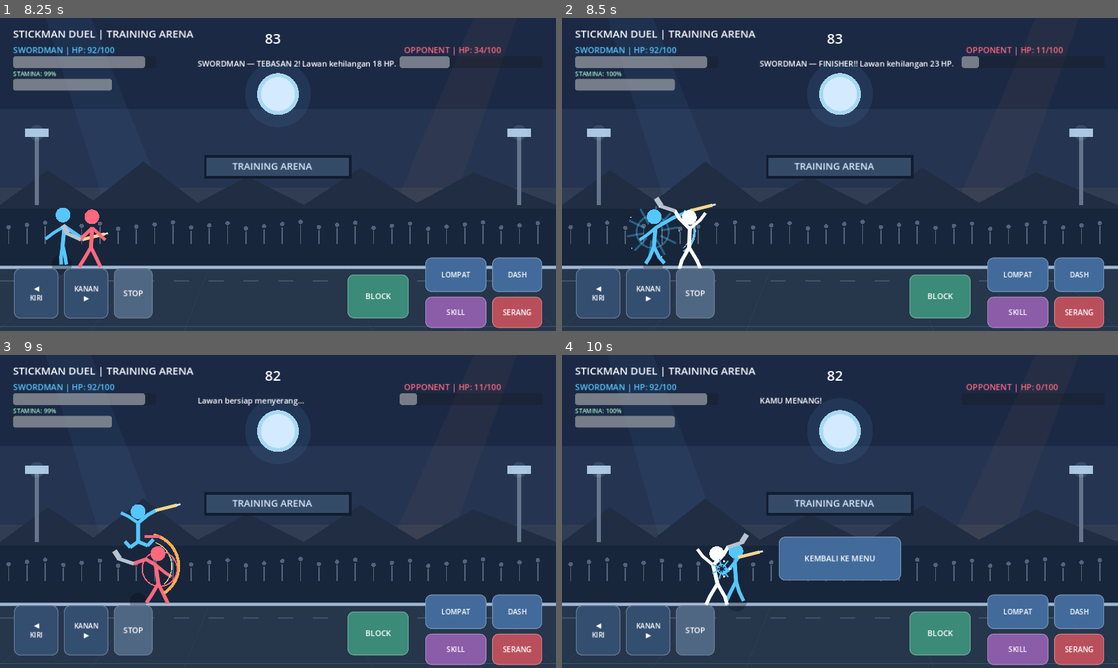
Above: before the commit, frames 1-4 (two rows, left to right).
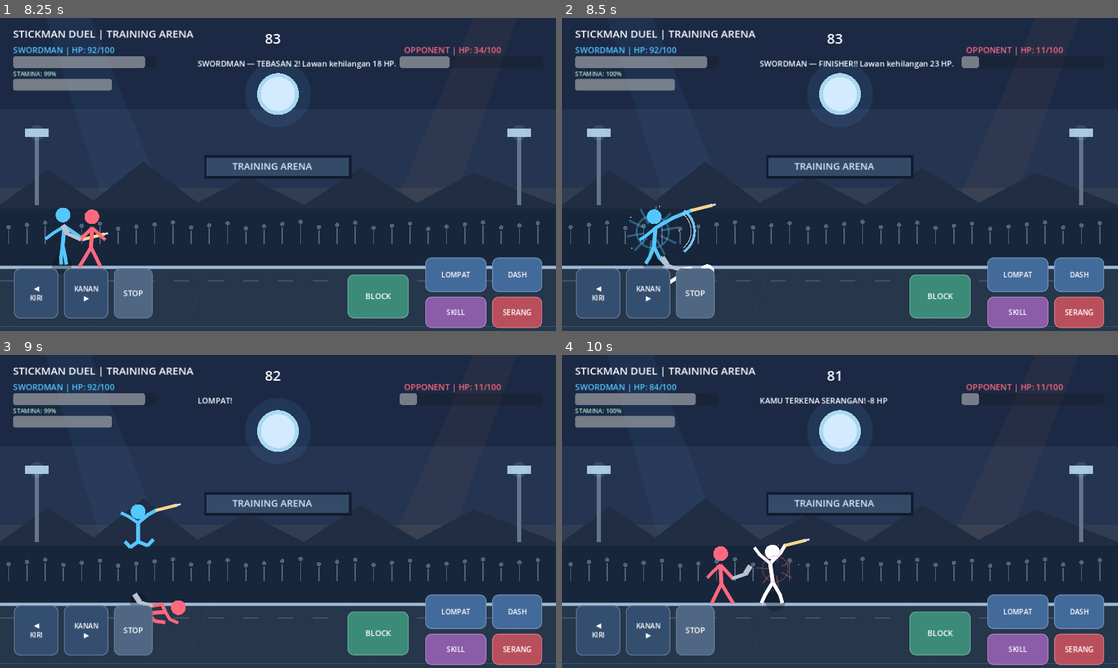
Above: after the commit, the same moments.

Repository: satriamada-web/stickman-duel
Game: Godot game, scene res://scenes/main.tscn
The game is run twice, just before and just after one commit, with the same random seed, the same clock (stepped at 60 frames per second) and the same inputs.
Inputs:
- Up to frame 1 (8.25 s): click "MULAI BERTARUNG" at 0.5 s; click "SERANG" at 1.25 s; click "◀ KIRI" at 2 s; click "KANAN ▶" at 2.75 s; click "STOP" at 3.5 s; tap Enter at 4.25 s; hold W 4.28-5.78 s; tap Shift every 0.75 s from 4.35 to 8.1 s; tap Space at 4.52, 5.27, 6.77, 7.52 s; hold A 5.78-8.03 s; hold D from 8.03 s (still down)
- Up to frame 2 (8.5 s): keep holding D; tap Space at 8.27 s
- Up to frame 3 (9 s): release D at 8.78 s; hold W from 8.78 s (still down); tap Shift at 8.85 s
- Up to frame 4 (10 s): release W at 9.53 s; hold D from 9.53 s (still down); tap Shift at 9.6 s; tap Space at 9.77 s

Frame 1 is identical in both runs. In frame 2, 0.5% of the frame differs, in the area x 16-28%, y 57-85%; in frame 3, 1.2%; in frame 4, 5.0%, in the area x 15-91%, y 5-81%.

Commit message:
Add knockdown and get-up animation states

Diff:
--- a/scripts/main.gd
+++ b/scripts/main.gd
@@ -39,6 +39,8 @@
 var enemy_hit_flash := 0.0
 var player_stun_time := 0.0
 var enemy_stun_time := 0.0
+var player_knockdown_time := 0.0
+var enemy_knockdown_time := 0.0
 var impact_effect_time := 0.0
 var impact_effect_x := 0.0
 var impact_effect_color := Color("#ffe08a")
@@ -165,6 +167,8 @@
 	enemy_hit_flash = maxf(0.0, enemy_hit_flash - delta)
 	player_stun_time = maxf(0.0, player_stun_time - delta)
 	enemy_stun_time = maxf(0.0, enemy_stun_time - delta)
+	player_knockdown_time = maxf(0.0, player_knockdown_time - delta)
+	enemy_knockdown_time = maxf(0.0, enemy_knockdown_time - delta)
 	impact_effect_time = maxf(0.0, impact_effect_time - delta)
 	block_broken_time = maxf(0.0, block_broken_time - delta)
 	perfect_parry_flash = maxf(0.0, perfect_parry_flash - delta)
@@ -204,10 +208,10 @@
 		if enemy_attack_windup <= 0.0:
 			_resolve_enemy_attack()
 	var stats: Dictionary = CHARACTERS[selected_character]
-	if move_direction != 0 and player_stun_time <= 0.0:
+	if move_direction != 0 and player_stun_time <= 0.0 and player_knockdown_time <= 0.0:
 		player_facing = move_direction
 	var current_speed := float(stats["speed"])
-	if player_stun_time <= 0.0:
+	if player_stun_time <= 0.0 and player_knockdown_time <= 0.0:
 		if dash_time > 0.0:
 			current_speed = 900.0
 			player_x = clampf(player_x + player_facing * current_speed * delta, 70.0, 1210.0)
@@ -224,7 +228,7 @@
 
 	var distance := absf(enemy_x - player_x)
 	enemy_facing = 1 if player_x > enemy_x else -1
-	if enemy_stun_time > 0.0:
+	if enemy_stun_time > 0.0 or enemy_knockdown_time > 0.0:
 		pass
 	elif distance > 125.0 and absf(enemy_knockback_velocity) <= 8.0:
 		enemy_x = move_toward(enemy_x, player_x, 165.0 * delta)
@@ -297,6 +301,8 @@
 	if not is_blocking:
 		player_x = clampf(player_x + (1.0 if player_x > enemy_x else -1.0) * (145.0 if enemy_attack_heavy else 95.0), 70.0, 1210.0)
 		player_stun_time = 0.34 if enemy_attack_heavy else 0.20
+		if enemy_attack_heavy:
+			player_knockdown_time = 1.15
 	else:
 		player_stun_time = 0.10 if enemy_attack_heavy else 0.06
 	player_hit_flash = 0.28
@@ -326,8 +332,8 @@
 			var trail_offset := float(trail_index) * 17.0 * float(player_facing)
 			draw_line(Vector2(player_x - trail_offset, FLOOR_Y - 75.0), Vector2(player_x - trail_offset - 24.0 * float(player_facing), FLOOR_Y - 75.0), trail_color, 5.0 - float(trail_index) * 0.7, true)
 	draw_circle(Vector2(player_x, FLOOR_Y - 3.0), 23.0 - minf(jump_height * 0.035, 12.0), Color(0.02, 0.04, 0.08, 0.28))
-	_draw_fighter(player_x, FLOOR_Y - jump_height, player_tint, …(326 unchanged characters)… velocity, jump_takeoff_time, is_blocking)
-	_draw_fighter(enemy_x, FLOOR_Y, enemy_tint, enemy_facing, "AXE", absf(enemy_x - player_x) > 125.0, enemy_attack_animation_time, 0.24, false, false, 1, enemy_hit_flash, "Axeman")
+	_draw_fighter(player_x, FLOOR_Y - jump_height, player_tint, …(326 unchanged characters)… velocity, jump_takeoff_time, is_blocking, player_knockdown_time)
+	_draw_fighter(enemy_x, FLOOR_Y, enemy_tint, enemy_facing, "AXE", absf(enemy_x - player_x) > 125.0, enemy_attack_animation_time, 0.24, false, false, 1, enemy_hit_flash, "Axeman", 0.0, 0.0, 0.0, false, enemy_knockdown_time)
 	if enemy_attack_windup > 0.0:
 		var tell_progress := 1.0 - clampf(enemy_attack_windup / (0.48 if enemy_attack_heavy else 0.28), 0.0, 1.0)
 		var tell_color := Color("#ffb45c") if enemy_attack_heavy else Color("#ff687d")
@@ -415,7 +421,7 @@
 		draw_line(Vector2(float(x), FLOOR_Y + 8), Vector2(640.0 + (float(x) - 640.0) * 1.35, 720.0), Color(0.55, 0.68, 0.82, 0.10), 1.0)
 	draw_line(Vector2(0, 710), Vector2(1280, 710), Color("#40536a"), 2.0)
 
-func _draw_fighter(x: float, floor_y: float, tint: Color, di …(235 unchanged characters)… off: float = 0.0, blocking: bool = false) -> void:
+func _draw_fighter(x: float, floor_y: float, tint: Color, di …(235 unchanged characters)… off: float = 0.0, blocking: bool = false, knockdown: float = 0.0) -> void:
 	# Rig prosedural: ritme langkah, pusat berat, dan pose serangan dibangun dari waktu.
 	var gait_rate := 18.0 if dashing else (11.5 if walking else 2.2)
 	var phase := animation_time * gait_rate
@@ -548,6 +554,34 @@
 		front_hand = front_elbow + Vector2(-25.0 * direction, -12.0)
 		back_elbow = shoulder + Vector2(-25.0 * direction, 5.0)
 		back_hand = back_elbow + Vector2(-27.0 * direction, 8.0)
+
+	if knockdown > 0.0:
+		# Timer 1.15 dtk: rebah, tahan pose, lalu bangkit selama 0.35 dtk terakhir.
+		var getup_blend := clampf(knockdown / 0.35, 0.0, 1.0)
+		var prone_center := center + Vector2(0.0, 31.0)
+		var prone_head := prone_center + Vector2(-42.0 * direction, -18.0)
+		var prone_shoulder := prone_center + Vector2(-12.0 * direction, -8.0)
+		var prone_hip := prone_center + Vector2(27.0 * direction, -5.0)
+		var prone_front_elbow := prone_shoulder + Vector2(8.0 * direction, -18.0)
+		var prone_front_hand := prone_front_elbow + Vector2(22.0 * direction, 4.0)
+		var prone_back_elbow := prone_shoulder + Vector2(-10.0 * direction, 17.0)
+		var prone_back_hand := prone_back_elbow + Vector2(-19.0 * direction, 8.0)
+		var prone_front_knee := prone_hip + Vector2(20.0 * direction, 13.0)
+		var prone_front_foot := prone_front_knee + Vector2(25.0 * direction, 2.0)
+		var prone_back_knee := prone_hip + Vector2(-14.0 * direction, 18.0)
+		var prone_back_foot := prone_back_knee + Vector2(-24.0 * direction, 3.0)
+		center = center.lerp(prone_center, getup_blend)
+		head = head.lerp(prone_head, getup_blend)
+		shoulder = shoulder.lerp(prone_shoulder, getup_blend)
+		hip = hip.lerp(prone_hip, getup_blend)
+		front_elbow = front_elbow.lerp(prone_front_elbow, getup_blend)
+		front_hand = front_hand.lerp(prone_front_hand, getup_blend)
+		back_elbow = back_elbow.lerp(prone_back_elbow, getup_blend)
+		back_hand = back_hand.lerp(prone_back_hand, getup_blend)
+		front_knee = front_knee.lerp(prone_front_knee, getup_blend)
+		front_foot = front_foot.lerp(prone_front_foot, getup_blend)
+		back_knee = back_knee.lerp(prone_back_knee, getup_blend)
+		back_foot = back_foot.lerp(prone_back_foot, getup_blend)
 
 	draw_line(hip, back_knee, tint, 7.0, true)
 	draw_line(back_knee, back_foot, tint, 7.0, true)
@@ -862,6 +896,8 @@
 			knockback_strength = 620.0
 		enemy_knockback_velocity = knockback_direction * knockback_strength
 		enemy_stun_time = 0.12 if combo_step == 1 else (0.20 if combo_step == 2 else 0.36)
+		if combo_step == 3:
+			enemy_knockdown_time = 1.15
 		enemy_attack_windup = 0.0
 		enemy_attack_animation_time = 0.0
 		enemy_hit_flash = 0.18
